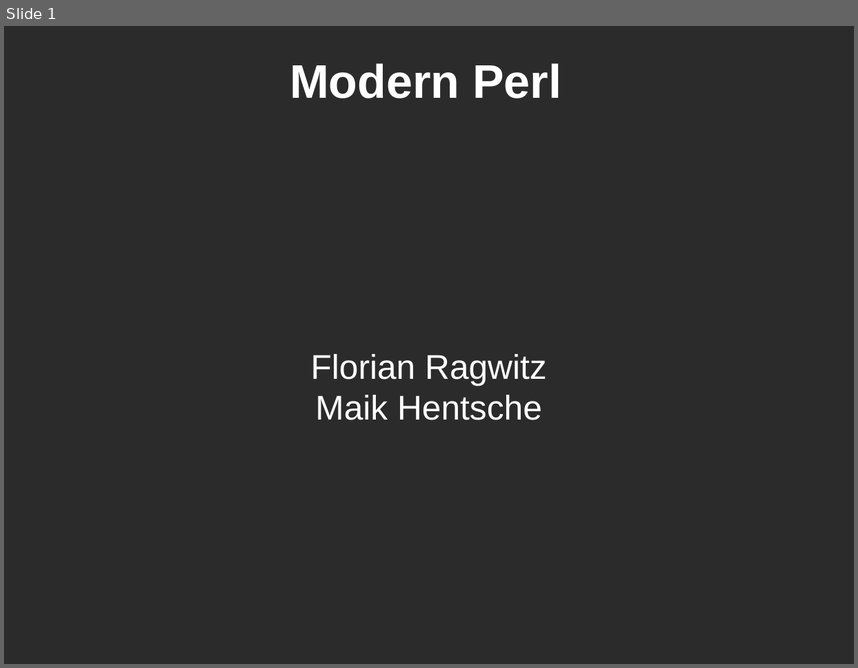
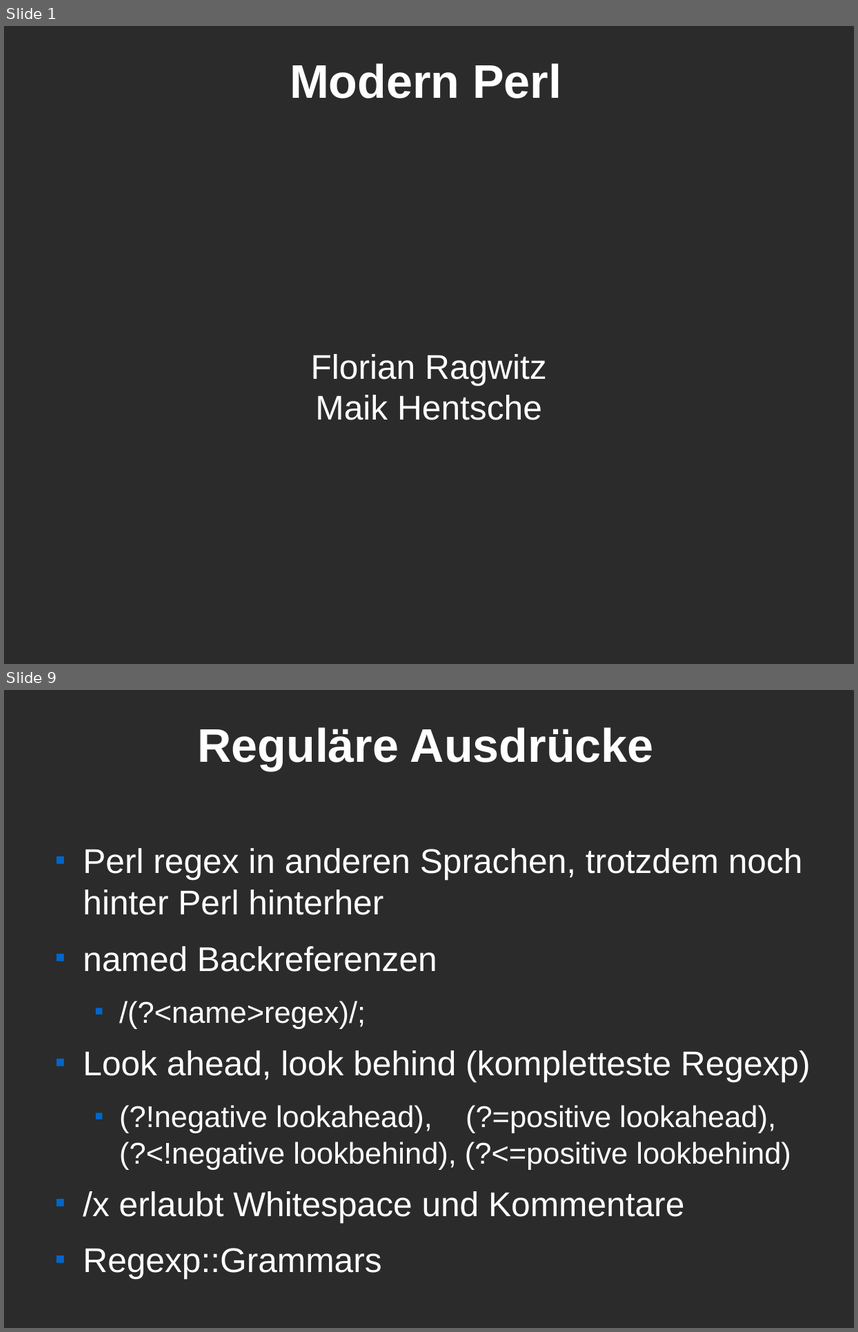
Before and after one commit to Caldrin/Vortrag_CLT, a slide deck: Modern Perl.odp. Shown one above the other, each under a label of ours: slide 1 before the commit, slides 1 and 9 after it; the slides between them are not shown. The pictures are 858x668 and 858x1332 pixels, drawn with LibreOffice and Linux fonts; fonts in the diff are those of the drawing; background and template pictures are left out; a plain dark background stands for a picture behind light text. Boxes give left, top, right and bottom in pixels: in the first picture for what was removed or moved away, otherwise in the second. Text is boxed around its words. In the diff, an @@ line names an element or a change of style, - is before the commit and + after.

```diff
--- a/Modern Perl.odp
+++ b/Modern Perl.odp
@@ slide 9 added at (x1=4, y1=690, x2=854, y2=1328), background picture (left out) @@
@@ title added at (x1=197, y1=727, x2=654, y2=771), 44 pt, text #FFFFFF, bold @@
+Reguläre Ausdrücke
@@ text added at (x1=83, y1=848, x2=811, y2=1279), 32 pt, text #FFFFFF @@
+■ Perl regex in anderen Sprachen, trotzdem noch hinter Perl hinterher
+■ named Backreferenzen
+  ■ /(?<name>regex)/;
+■ Look ahead, look behind (kompletteste Regexp)
+  ■ (?!negative lookahead), (?=positive lookahead),
+    (?<!negative lookbehind), (?<=positive lookbehind)
+■ /x erlaubt Whitespace und Kommentare
+■ Regexp::Grammars
```
Also in this commit, not shown: 5 slides changed, 3 other slides added, 5 slides removed.
